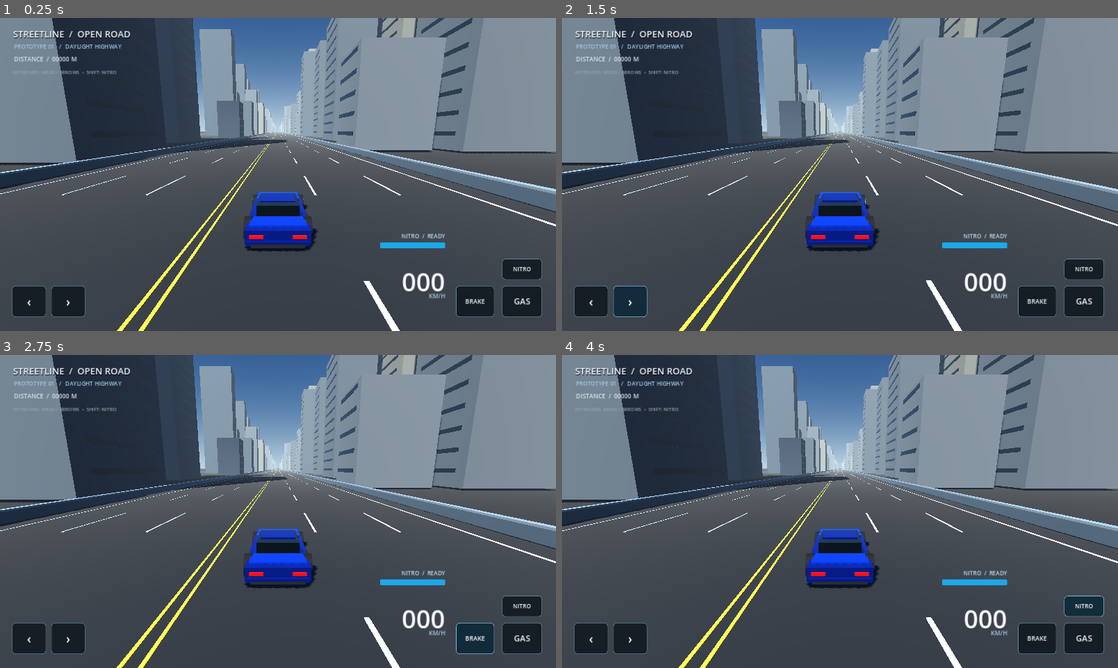
Above: before the commit, frames 1-4 (two rows, left to right).
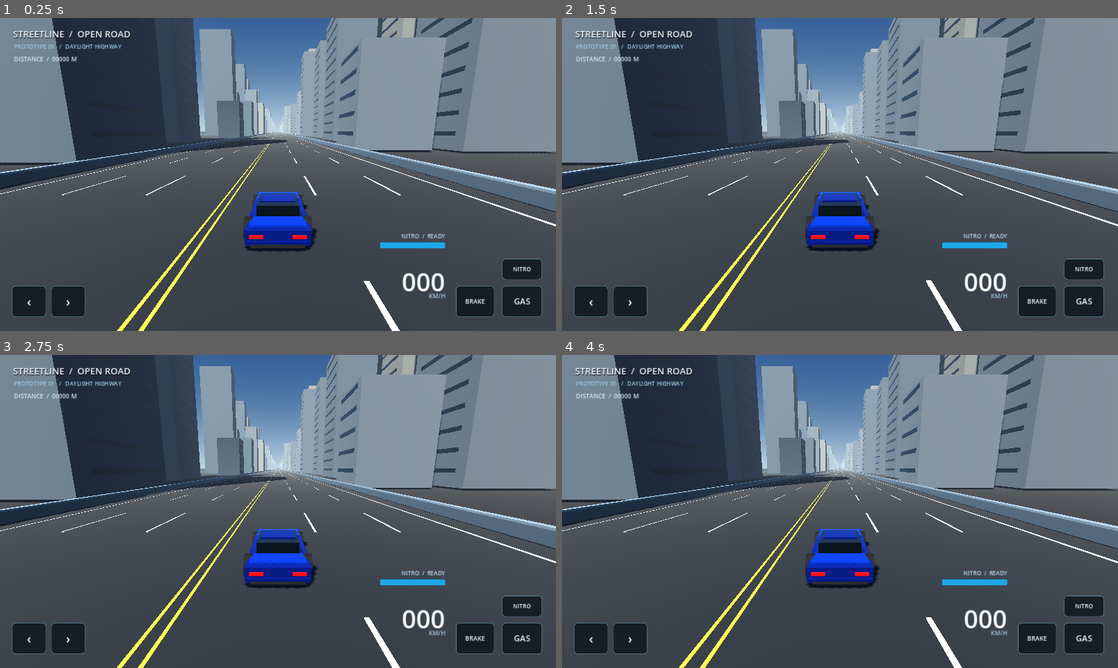
Above: after the commit, the same moments.

Repository: timurasfandiarov914-coder/racing-gam-
Game: Godot game, scene res://scenes/main.tscn
Same seed, same stepped clock (60 frames per second), same inputs: the game is played once before the commit and once after it.
Inputs (mouse positions are in pixels of both pictures, inside the frame that each line leads up to):
- Up to frame 1 (0.25 s): no input
- Up to frame 2 (1.5 s): click (589, 302) at 0.5 s, where only the run before the commit has a clickable "‹"; click (628, 302) at 1.25 s, where only the run before the commit has a clickable "›"
- Up to frame 3 (2.75 s): click (472, 639) at 2 s, where only the run before the commit has a clickable "BRAKE"
- Up to frame 4 (4 s): click (1084, 639) at 2.75 s, where only the run before the commit has a clickable "GAS"; click (1084, 605) at 3.5 s, where only the run before the commit has a clickable "NITRO"

The runs differ from the first frame. In frame 1, less than 0.1% of the frame differs, in the area x 9-21%, y 16-18%; in frame 2, 0.1%; in frame 3, 0.1%, in the area x 9-93%, y 6-100%; in frame 4, 0.1%.

Commit message:
Fix Android touch controls with multitouch actions

Diff:
--- a/scripts/game.gd
+++ b/scripts/game.gd
@@ -13,15 +13,10 @@
 var _nitro_label: Label
 var _nitro_bar: ProgressBar
 var _nitro_value := 100.0
-var _touch_controls := {
-	"left": false,
-	"right": false,
-	"brake": false,
-	"throttle": false,
-	"nitro": false,
-}
+var _touch_hitboxes: Array[Dictionary] = []
 
 func _ready() -> void:
+	_ensure_input_actions()
 	_build_environment()
 	_build_road()
 	_build_city()
@@ -29,18 +24,14 @@
 	_build_hud()
 
 func _process(delta: float) -> void:
+	_sync_touch_control_positions()
 	if not is_instance_valid(_car):
 		return
 
-	var left_pressed: bool = _touch_controls["left"] or Input.is_key_pressed(KEY_A) or Input.is_key_pressed(KEY_LEFT)
-	var right_pressed: bool = _touch_controls["right"] or Input.is_key_pressed(KEY_D) or Input.is_key_pressed(KEY_RIGHT)
-	var throttle_pressed: bool = _touch_controls["throttle"] or Input.is_key_pressed(KEY_W) or Input.is_key_pressed(KEY_UP)
-	var brake_pressed: bool = _touch_controls["brake"] or Input.is_key_pressed(KEY_S) or Input.is_key_pressed(KEY_DOWN) or Input.is_key_pressed(KEY_SPACE)
-	var nitro_requested: bool = _touch_controls["nitro"] or Input.is_key_pressed(KEY_SHIFT)
-
-	var throttle := 1.0 if throttle_pressed else 0.0
-	var brake := 1.0 if brake_pressed else 0.0
-	var steering := float(right_pressed) - float(left_pressed)
+	var throttle := Input.get_action_strength("accelerate")
+	var brake := Input.get_action_strength("brake")
+	var steering := Input.get_action_strength("steer_right") - Input.get_action_strength("steer_left")
+	var nitro_requested := Input.is_action_pressed("nitro")
 	var nitro_active := nitro_requested and throttle > 0.0 and _nitro_value > 0.0
 
 	if nitro_active:
@@ -339,7 +330,7 @@
 	var root := Control.new()
 	root.name = "Overlay"
 	root.set_anchors_and_offsets_preset(Control.PRESET_FULL_RECT)
-	root.mouse_filter = Control.MOUSE_FILTER_PASS
+	root.mouse_filter = Control.MOUSE_FILTER_IGNORE
 	canvas.add_child(root)
 
 	var title := Label.new()
@@ -438,25 +429,19 @@
 	_nitro_bar.add_theme_stylebox_override("fill", bar_fill)
 	root.add_child(_nitro_bar)
 
-	_make_touch_button(root, "‹", "left", "left", 28.0, 32.0, 78.0, 72.0, 29)
-	_make_touch_button(root, "›", "right", "left", 118.0, 32.0, 78.0, 72.0, 29)
+	_make_touch_button(root, "‹", "steer_left", "left", 28.0, 32.0, 78.0, 72.0, 29)
+	_make_touch_button(root, "›", "steer_right", "left", 118.0, 32.0, 78.0, 72.0, 29)
 	_make_touch_button(root, "BRAKE", "brake", "right", 142.0, 32.0, 88.0, 72.0, 14)
-	_make_touch_button(root, "GAS", "throttle", "right", 32.0, 32.0, 92.0, 72.0, 19)
+	_make_touch_button(root, "GAS", "accelerate", "right", 32.0, 32.0, 92.0, 72.0, 19)
 	_make_touch_button(root, "NITRO", "nitro", "right", 32.0, 118.0, 92.0, 48.0, 13)
 
-	var hint := Label.new()
-	hint.text = "KEYBOARD: WASD / ARROWS  •  SHIFT: NITRO"
-	hint.position = Vector2(30.0, 116.0)
-	hint.size = Vector2(400.0, 22.0)
-	hint.add_theme_color_override("font_color", Color(0.55, 0.64, 0.71))
-	hint.add_theme_font_size_override("font_size", 11)
-	root.add_child(hint)
-
 func _make_touch_button(parent: Control, label_text: String, action: String, side: String, offset_x: float, bottom: float, width: float, height: float, font_size: int) -> void:
+	# Button is visual-only. TouchScreenButton receives independent touch IDs and
+	# supports holding throttle while steering with another finger.
 	var button := Button.new()
 	button.text = label_text
 	button.focus_mode = Control.FOCUS_NONE
-	button.mouse_filter = Control.MOUSE_FILTER_STOP
+	button.mouse_filter = Control.MOUSE_FILTER_IGNORE
 	button.add_theme_font_size_override("font_size", font_size)
 	button.add_theme_color_override("font_color", Color(0.96, 0.98, 1.0))
 	button.add_theme_color_override("font_hover_color", Color(1.0, 1.0, 1.0))
@@ -479,12 +464,53 @@
 	button.offset_top = -(bottom + height)
 	button.offset_bottom = -bottom
 	parent.add_child(button)
-	button.button_down.connect(_set_touch_control.bind(action, true))
-	button.button_up.connect(_set_touch_control.bind(action, false))
-
-func _set_touch_control(action: String, pressed: bool) -> void:
-	if _touch_controls.has(action):
-		_touch_controls[action] = pressed
+
+	var touch_button := TouchScreenButton.new()
+	touch_button.name = "Touch_" + action
+	touch_button.action = action
+	touch_button.passby_press = true
+	touch_button.shape_visible = false
+	var hit_shape := RectangleShape2D.new()
+	hit_shape.size = Vector2(width + 24.0, height + 24.0)
+	touch_button.shape = hit_shape
+	touch_button.shape_centered = true
+	touch_button.position = button.position + button.size * 0.5
+	parent.add_child(touch_button)
+	touch_button.pressed.connect(_set_touch_visual_pressed.bind(button, true))
+	touch_button.released.connect(_set_touch_visual_pressed.bind(button, false))
+	_touch_hitboxes.append({"visual": button, "touch": touch_button})
+
+func _set_touch_visual_pressed(button: Button, pressed: bool) -> void:
+	if not is_instance_valid(button):
+		return
+	if pressed:
+		button.add_theme_stylebox_override("normal", _button_style(Color(0.08, 0.35, 0.48, 0.94), Color(0.64, 0.9, 1.0, 1.0)))
+	else:
+		button.add_theme_stylebox_override("normal", _button_style(Color(0.025, 0.055, 0.085, 0.72), Color(0.43, 0.65, 0.76, 0.76)))
+
+func _sync_touch_control_positions() -> void:
+	for item in _touch_hitboxes:
+		var visual := item["visual"] as Control
+		var touch := item["touch"] as TouchScreenButton
+		if is_instance_valid(visual) and is_instance_valid(touch):
+			touch.position = visual.position + visual.size * 0.5
+
+func _ensure_input_actions() -> void:
+	var bindings: Dictionary = {
+		"accelerate": [KEY_W, KEY_UP],
+		"brake": [KEY_S, KEY_DOWN, KEY_SPACE],
+		"steer_left": [KEY_A, KEY_LEFT],
+		"steer_right": [KEY_D, KEY_RIGHT],
+		"nitro": [KEY_SHIFT],
+	}
+	for action_name in bindings:
+		if not InputMap.has_action(action_name):
+			InputMap.add_action(action_name)
+		for keycode in bindings[action_name]:
+			var event := InputEventKey.new()
+			event.physical_keycode = keycode
+			if not InputMap.action_has_event(action_name, event):
+				InputMap.action_add_event(action_name, event)
 
 func _button_style(background: Color, border: Color) -> StyleBoxFlat:
 	var style := StyleBoxFlat.new()
